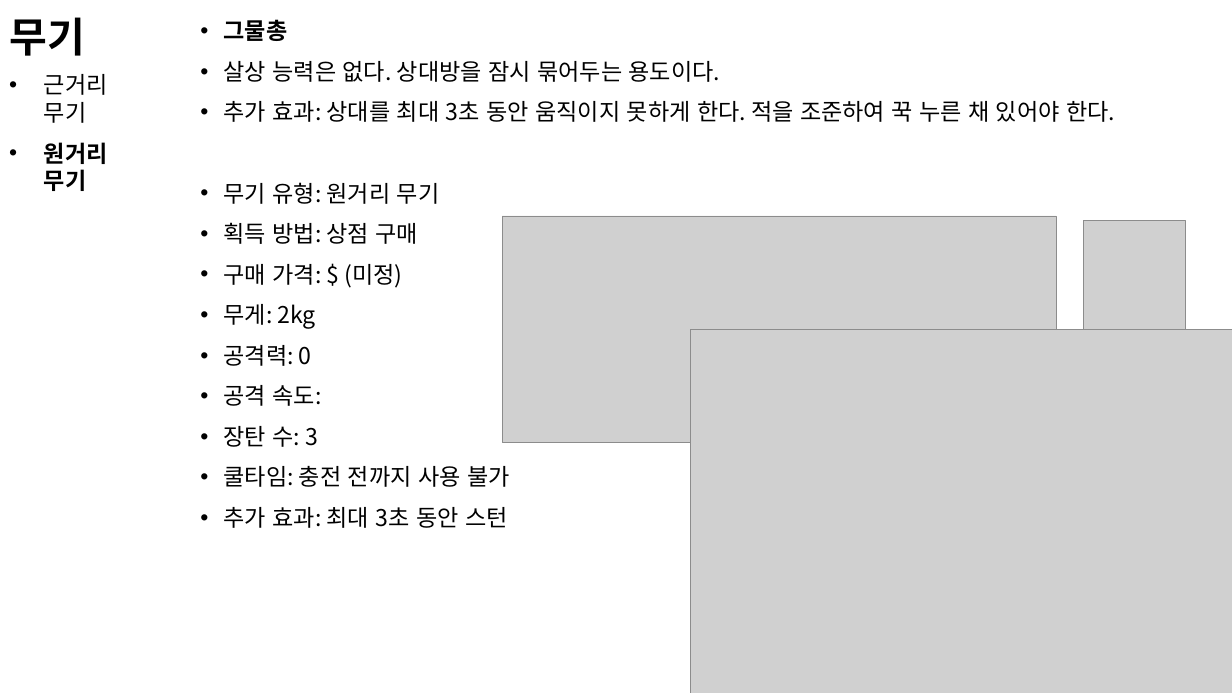
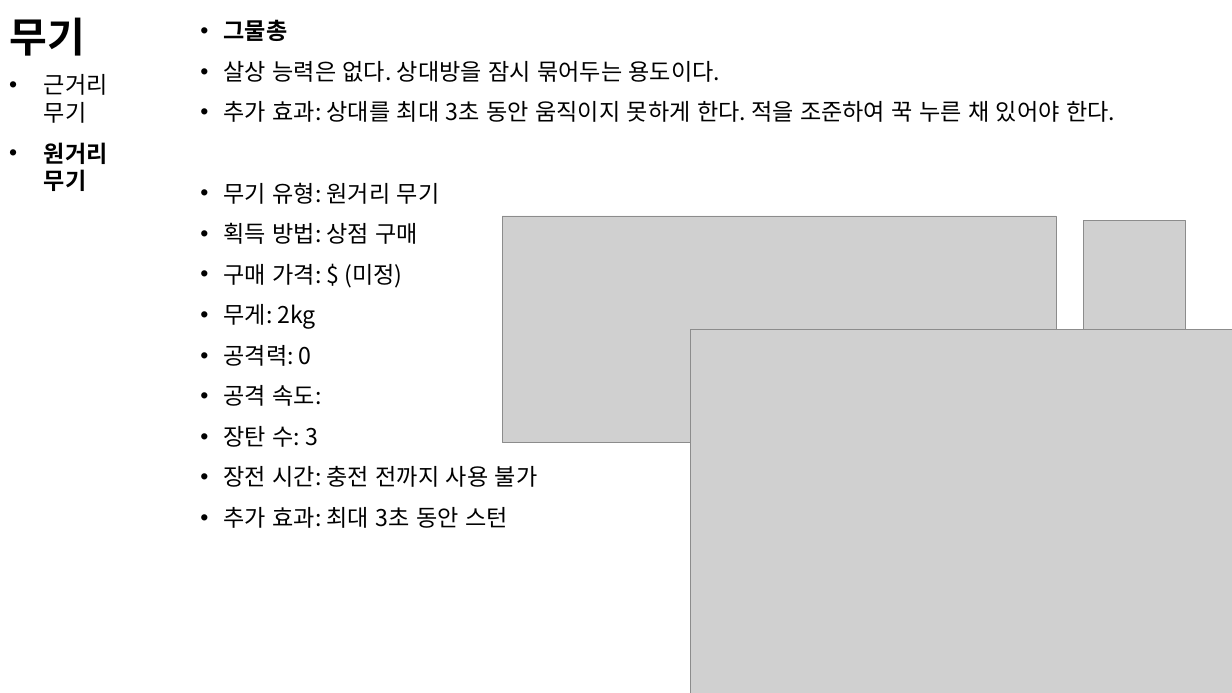
Before and after one commit to kimi5231/B1A2_project, a slide deck: slide 6 of 기획/전투 기획.pptx. Drawn at 1232x693 pixels with LibreOffice and Linux fonts; fonts in the diff are those of the drawing; grey boxes stand for pictures. Boxes give left, top, right and bottom in pixels: in the first picture for what was removed or moved away, otherwise in the second. Text is boxed around its words. In the diff, an @@ line names an element or a change of style, - is before the commit and + after.

Commit message:
용어 변경: 쿨타임 -> 장전 시간

```diff
--- a/기획/전투 기획.pptx
+++ b/기획/전투 기획.pptx
@@ text at [224, 466, 538, 487]: text changed @@
-• 쿨타임: 충전 전까지 사용 불가
+• 장전 시간: 충전 전까지 사용 불가
```
Also in this commit, not shown: 2 other slides changed, 1 slide added.
